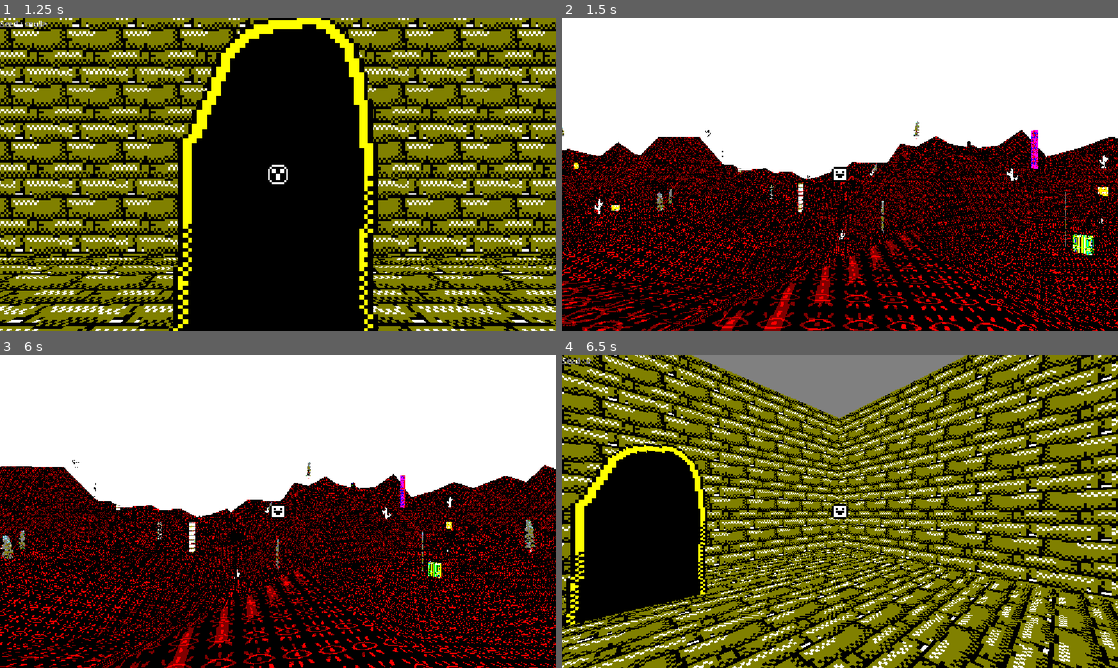
Above: before the commit, frames 1-4 (two rows, left to right).
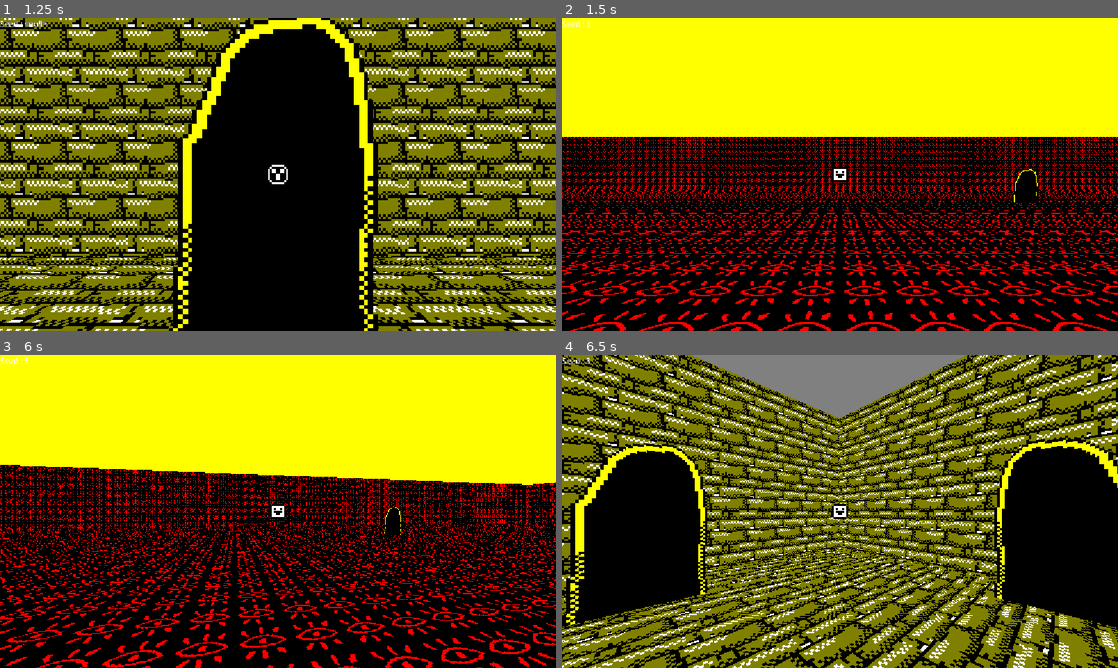
Above: after the commit, the same moments.

Repository: CrimsoneArt/REALAND-Walking-Sim
Game: Godot game, scene res://Scenes/SceneLoader.tscn
Two runs of this game, one before a commit and one after it. Both use one fixed random seed, a clock stepped at 60 frames per second and the inputs below.
Inputs:
- Up to frame 1 (1.25 s): tap Enter (Enter) at 0.5 s; hold W (Up) from 0.53 s (still down); tap T (PinchCheek) at 0.6 s
- Up to frame 2 (1.5 s): keep holding W (Up); tap Enter (Enter) at 1.35 s
- Up to frame 3 (6 s): tap T (PinchCheek) at 1.55, 2.1, 2.85, 3.8, 4.35, 5.1 s; tap Enter (Enter) at 3.6, 5.85 s; release W (Up) at 5.78 s; hold D (Right) from 5.78 s (still down)
- Up to frame 4 (6.5 s): keep holding D (Right); tap T (PinchCheek) at 6.05 s

Frame 1 is identical in both runs. In frame 2, 64% of the frame differs, in the area x 0-100%, y 0-100%; in frame 3, 63%; in frame 4, 8.3%.

Commit message:
Unpolished support for spawning objects in Maze Dimension Type

Diff:
--- a/Objects/ObjectsLibrary/Tree3Object.gd
+++ b/Objects/ObjectsLibrary/Tree3Object.gd
@@ -3,3 +3,4 @@
 func _ready() -> void:
 	$CSGCombiner3D/CSGBox3D.size.y = objectVariablesComponent.GetObjectVariable("Height")
 	$CSGCombiner3D/CSGBox3D.material = objectVariablesComponent.MaterialsList[posmod(objectVariablesComponent.GetObjectVariable("MaterialIndex"),objectVariablesComponent.MaterialsList.size())]
+	print(objectVariablesComponent.MaterialsList)
--- a/Objects/ObjectsLibrary/Tree3Object.tscn
+++ b/Objects/ObjectsLibrary/Tree3Object.tscn
@@ -28,10 +28,10 @@
 
 [node name="ObjectVariablesComponent" type="Node" parent="." unique_id=1539516392]
 script = ExtResource("2_qx8yh")
-Variables = {
+Variables = Dictionary[String, Variant]({
 "Height": 0.0,
 "MaterialIndex": 0
-}
+})
 VariableRules = Array[ExtResource("3_qx8yh")]([SubResource("Resource_t7m3n"), SubResource("Resource_qx8yh")])
 metadata/_custom_type_script = "uid://cbgpvmrkx1dw3"
 
--- a/Scenes/DimensionScene.tscn
+++ b/Scenes/DimensionScene.tscn
@@ -5,6 +5,7 @@
 [ext_resource type="Shader" uid="uid://gxbeh60sgorq" path="res://Scenes/SkyBoxes/SkyBoxShaderFlat.gdshader" id="2_mamau"]
 [ext_resource type="Texture2D" uid="uid://cwhr4h8qum244" path="res://Scenes/SkyBoxes/SkyBox1.png" id="3_1afs0"]
 [ext_resource type="PackedScene" uid="uid://do8d4b4rwllus" path="res://Scenes/DimensionTypes/TerrainDimensionType.tscn" id="3_hu4u8"]
+[ext_resource type="PackedScene" uid="uid://66jhr2whqlto" path="res://Scenes/DimensionTypes/Maze1DimensionType.tscn" id="4_hu4u8"]
 
 [sub_resource type="ShaderMaterial" id="ShaderMaterial_1afs0"]
 shader = ExtResource("2_mamau")
@@ -28,7 +29,7 @@
 
 [node name="DimensionScene" type="Node3D" unique_id=2104069537]
 script = ExtResource("1_bn105")
-DimensionTypes = Array[PackedScene]([ExtResource("2_1afs0"), ExtResource("3_hu4u8")])
+DimensionTypes = Array[PackedScene]([ExtResource("2_1afs0"), ExtResource("3_hu4u8"), ExtResource("4_hu4u8")])
 
 [node name="WorldEnvironment" type="WorldEnvironment" parent="." unique_id=1921660473]
 environment = SubResource("Environment_1afs0")
--- a/Scenes/DimensionTypes/DimensionType.gd
+++ b/Scenes/DimensionTypes/DimensionType.gd
@@ -31,7 +31,7 @@
 			FileName = Dir.get_next()
 		Dir.list_dir_end()
 	RNG.seed = seed
-	var MaterialNumber = RNG.randi_range(1,Materials.size()-1)
+	var MaterialNumber = RNG.randi_range(1,6)
 	for i in range(1,MaterialNumber):
 		Materials.pop_at(RNG.randi() % Materials.size())
 
--- a/Scenes/DimensionTypes/Maze1DimensionType.gd
+++ b/Scenes/DimensionTypes/Maze1DimensionType.gd
@@ -14,9 +14,9 @@
 var MaterialType
 var MaterialsForWalls = []
 
-@onready var DoorNodesContainer = $DoorNodes
+var Grid: Dictionary = {} # Vector2i -> Cell
 
-var Grid: Dictionary = {} # Vector2i -> Cell
+@onready var objectSpawner = $ObjectSpawner
 
 const Directions = {
 	Vector2i(0, -1): Vector2i(0, 1),
@@ -42,19 +42,15 @@
 	carve_maze(Vector2i.ZERO)
 	$Player.position = Grid[Vector2i(RNG.randi_range(0, Width - 1), RNG.randi_range(0, Depth - 1))].position
 	$Player.position.y = 0.96
-	for i in range(1,RNG.randi_range(2,10)):
-		generate_door()
 
+	var Objects = pick_random_objects(seed)
+	spawn_objects(objectSpawner,Objects,generate_position,Materials)
+	spawn_objects(objectSpawner,[DoorObjectScene],generate_position,Materials)
 
-
-
-func generate_door():
-	var DoorNode = DoorScene.instantiate()
-	DoorNode.position = Grid[Vector2i(RNG.randi_range(0, Width - 1), RNG.randi_range(0, Depth - 1))].position
-	DoorNode.position.y = 0
-	DoorNode.seed = RNG.randi()
-	DoorNode.rotation.y = RNG.randf_range(-360,360)
-	DoorNodesContainer.add_child(DoorNode)
+func generate_position():
+	var ObjectPosition = Grid[Vector2i(RNG.randi_range(0, Width - 1), RNG.randi_range(0, Depth - 1))].position
+	ObjectPosition.y = 0
+	return ObjectPosition
 
 func clear_maze() -> void:
 	for CellInstance in Grid.values():
--- a/Scenes/DimensionTypes/Maze1DimensionType.tscn
+++ b/Scenes/DimensionTypes/Maze1DimensionType.tscn
@@ -2,6 +2,7 @@
 
 [ext_resource type="Script" uid="uid://d3l1uywy8qcau" path="res://Scenes/DimensionTypes/Maze1DimensionType.gd" id="1_h31ln"]
 [ext_resource type="PackedScene" uid="uid://igw0ct71j4e2" path="res://Player/Player.tscn" id="2_10llp"]
+[ext_resource type="PackedScene" uid="uid://d0xiyv8g8ittm" path="res://Objects/ObjectSpawner.tscn" id="3_lcsob"]
 
 [node name="Maze1DimensionType" type="Node3D" unique_id=350958786]
 script = ExtResource("1_h31ln")
@@ -9,4 +10,4 @@
 [node name="Player" parent="." unique_id=1083039947 instance=ExtResource("2_10llp")]
 transform = Transform3D(1, 0, 0, 0, 1, 0, 0, 0, 1, 0, 0.96, 0)
 
-[node name="DoorNodes" type="Node" parent="." unique_id=642045064]
+[node name="ObjectSpawner" parent="." unique_id=1297487218 instance=ExtResource("3_lcsob")]
--- a/Scenes/DimensionTypes/TerrainDimensionType.gd
+++ b/Scenes/DimensionTypes/TerrainDimensionType.gd
@@ -22,7 +22,7 @@
 	spawn_objects(objectSpawner,Objects,generate_position,Materials)
 	spawn_objects(objectSpawner,[DoorObjectScene],generate_position,Materials)
 
-	Player.position = Vector3(0,TerrainMesh.get_height_at(Vector2(0,0))+0.5,0)
+	Player.position = Vector3(0,TerrainMesh.get_height_at(Vector2(0,0))+2.0,0)
 
 func generate_position():
 	var Position = Vector3(RNG.randf_range(-124,124),0,RNG.randf_range(-124,124))
--- a/Scenes/HubWorld.tscn
+++ b/Scenes/HubWorld.tscn
@@ -25,11 +25,38 @@
 [node name="Player" parent="." unique_id=1083039947 instance=ExtResource("2_fxrh3")]
 transform = Transform3D(1, 0, 0, 0, 1, 0, 0, 0, 1, 0, 2.062366, 0)
 
-[node name="DoorObject" parent="." unique_id=1515677631 node_paths=PackedStringArray("objectVariablesComponent") instance=ExtResource("3_fxrh3")]
+[node name="DoorObject1" parent="." unique_id=1515677631 node_paths=PackedStringArray("objectVariablesComponent") instance=ExtResource("3_fxrh3")]
 transform = Transform3D(1, 0, 0, 0, 1, 0, 0, 0, 1, 0, 0, -4.7999997)
 objectVariablesComponent = NodePath("ObjectVariablesComponent2")
 
-[node name="ObjectVariablesComponent2" parent="DoorObject" unique_id=504571316 instance=ExtResource("4_avdaa")]
-Variables = {
+[node name="ObjectVariablesComponent2" parent="DoorObject1" unique_id=504571316 instance=ExtResource("4_avdaa")]
+Variables = Dictionary[String, Variant]({
+"Seed": 3
+})
+
+[node name="DoorObject2" parent="." unique_id=2112717054 node_paths=PackedStringArray("objectVariablesComponent") instance=ExtResource("3_fxrh3")]
+transform = Transform3D(-4.371139e-08, 0, -1, 0, 1, 0, 1, 0, -4.371139e-08, -4.8, 0, 0)
+objectVariablesComponent = NodePath("ObjectVariablesComponent2")
+
+[node name="ObjectVariablesComponent2" parent="DoorObject2" unique_id=1542822623 instance=ExtResource("4_avdaa")]
+Variables = Dictionary[String, Variant]({
 "Seed": 0
-}
+})
+
+[node name="DoorObject3" parent="." unique_id=884683491 node_paths=PackedStringArray("objectVariablesComponent") instance=ExtResource("3_fxrh3")]
+transform = Transform3D(1, 0, 0, 0, 1, 0, 0, 0, 1, 0, 0, 4.8)
+objectVariablesComponent = NodePath("ObjectVariablesComponent2")
+
+[node name="ObjectVariablesComponent2" parent="DoorObject3" unique_id=378948574 instance=ExtResource("4_avdaa")]
+Variables = Dictionary[String, Variant]({
+"Seed": 11
+})
+
+[node name="DoorObject4" parent="." unique_id=1799772799 node_paths=PackedStringArray("objectVariablesComponent") instance=ExtResource("3_fxrh3")]
+transform = Transform3D(-4.371139e-08, 0, 1, 0, 1, 0, -1, 0, -4.371139e-08, 4.8, 0, 0)
+objectVariablesComponent = NodePath("ObjectVariablesComponent2")
+
+[node name="ObjectVariablesComponent2" parent="DoorObject4" unique_id=1800843091 instance=ExtResource("4_avdaa")]
+Variables = Dictionary[String, Variant]({
+"Seed": 666
+})
